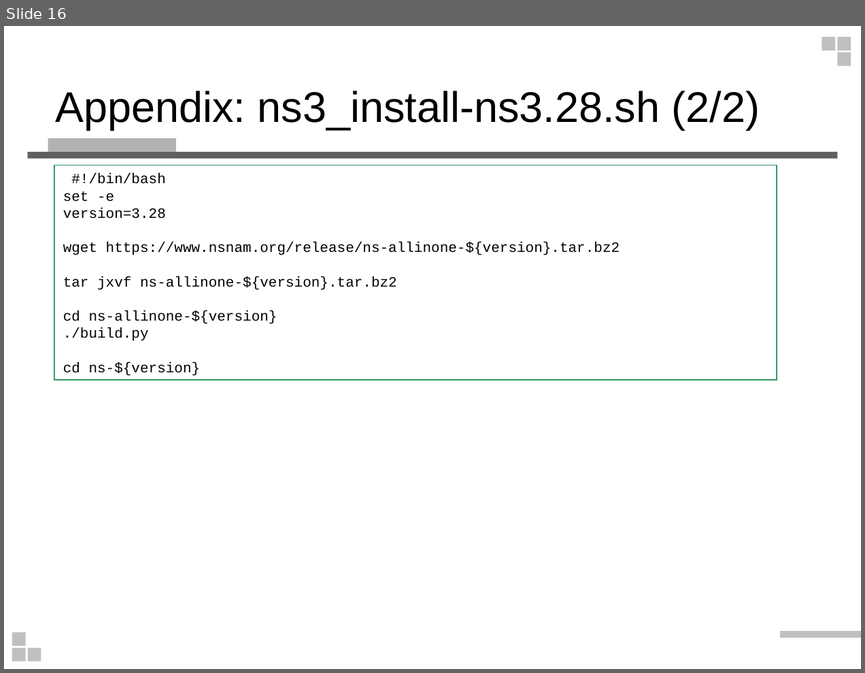
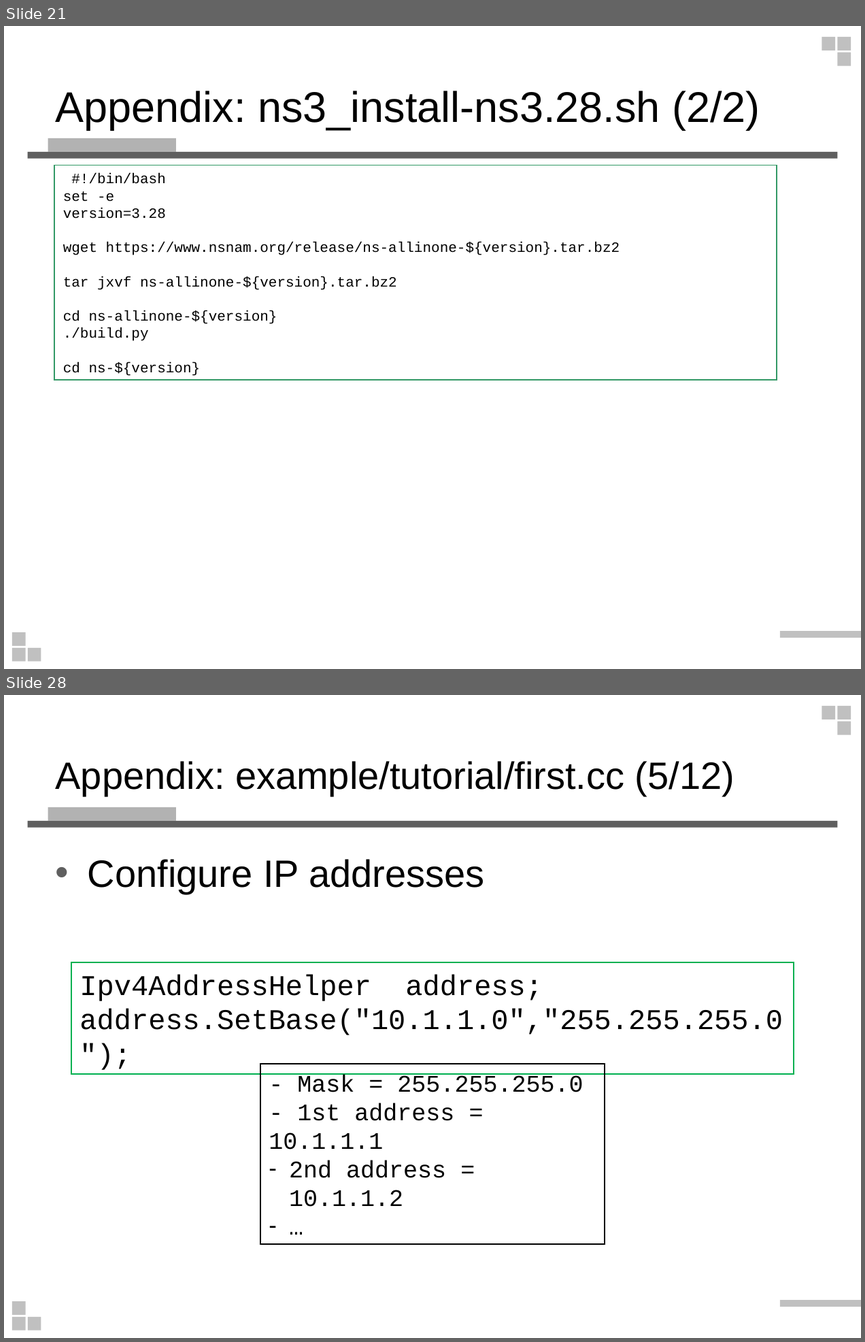
Before and after one commit to wlshiu/my_note, a slide deck: note_vg/ns3_intro.ppt. Shown one above the other, each under a label of ours: slide 16 before the commit, slides 21 and 28 after it; the slides between them are not shown. The pictures are 865x673 and 865x1342 pixels, drawn with LibreOffice and Linux fonts; fonts in the diff are those of the drawing. Boxes give left, top, right and bottom in pixels: in the first picture for what was removed or moved away, otherwise in the second. Text is boxed around its words. In the diff, an @@ line names an element or a change of style, - is before the commit and + after.

Commit message:
add tutorial code

```diff
--- a/note_vg/ns3_intro.ppt
+++ b/note_vg/ns3_intro.ppt
@@ slide 28 added at [4,695,861,1338], background #FFFFFF; not listed: 9 template elements that a slide beside it also shows @@
@@ title added at [56,761,734,796], 32 pt, text #000000 @@
+Appendix: example/tutorial/first.cc (5/12)
@@ text added at [88,859,485,894], 32 pt, text #000000 @@
+• Configure IP addresses
@@ rectangle added at [72,962,794,1074], outline #00B050 0.99 pt, 24 pt, text #000000 @@
+Ipv4AddressHelper address;
+address.SetBase("10.1.1.0","255.255.255.0");
@@ rectangle added at [260,1064,604,1243], outline #000000 0.99 pt, 20 pt, text #000000 @@
+- Mask = 255.255.255.0
+- 1st address = 10.1.1.1
+– 2nd address = 10.1.1.2
+– …
@@ what was slide 16 is now slide 21 @@
```
Also in this commit, not shown: 4 slides changed, 19 other slides added, 1 slide removed.
